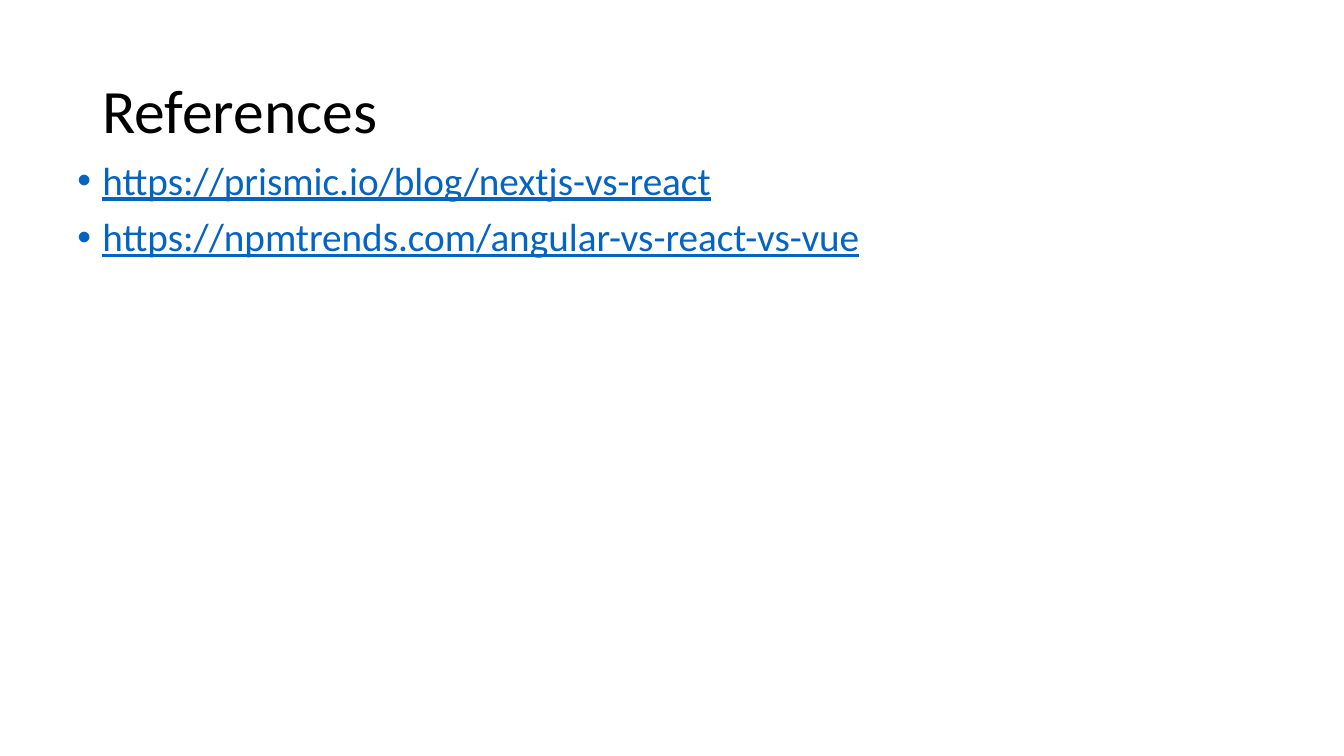
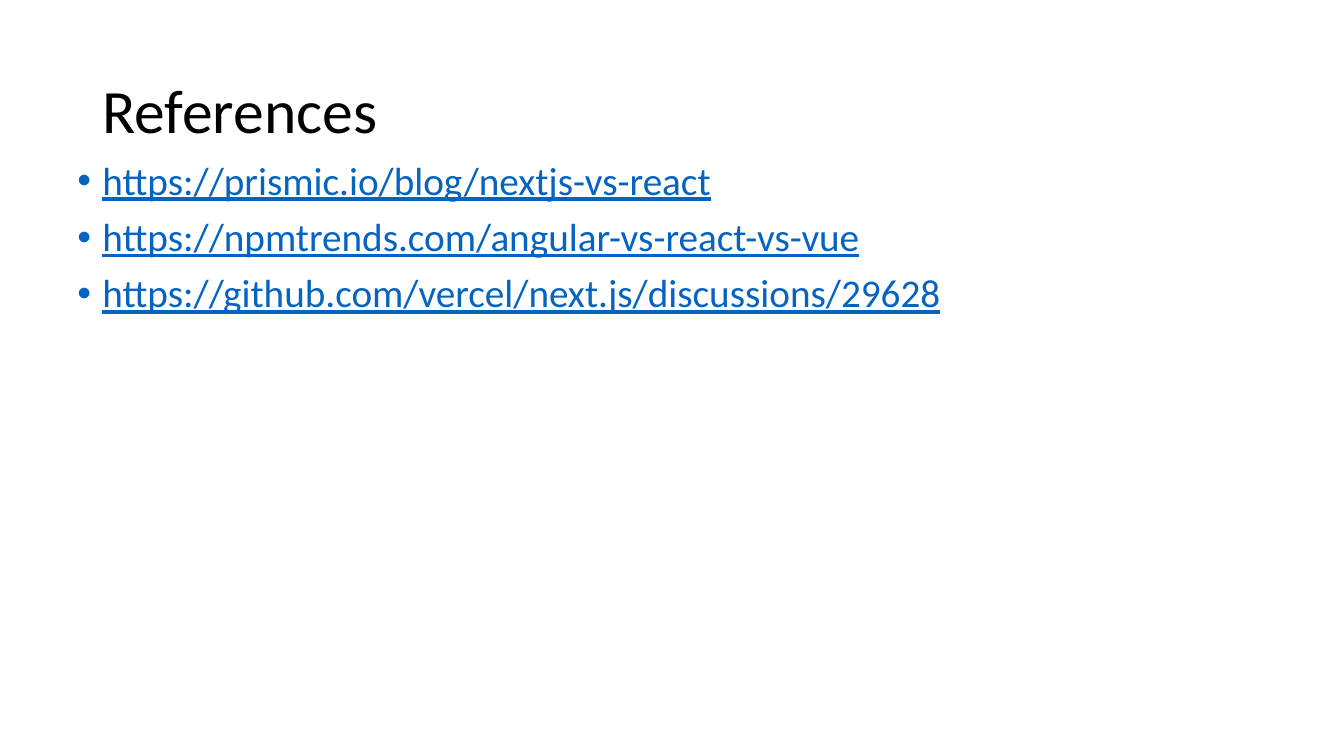
Before and after one commit to mgusmano/reextnext, a slide deck: slide 15 of ReExtNextWebinar.pptx. Drawn at 1344x756 pixels with LibreOffice and Linux fonts; fonts in the diff are those of the drawing. Boxes give left, top, right and bottom in pixels: in the first picture for what was removed or moved away, otherwise in the second. Text is boxed around its words. In the diff, an @@ line names an element or a change of style, - is before the commit and + after.

```diff
--- a/ReExtNextWebinar.pptx
+++ b/ReExtNextWebinar.pptx
@@ text at (x1=102, y1=279, x2=940, y2=314): paragraph added @@
+• https://github.com/vercel/next.js/discussions/29628
```
Also in this commit, not shown: 14 other files.
